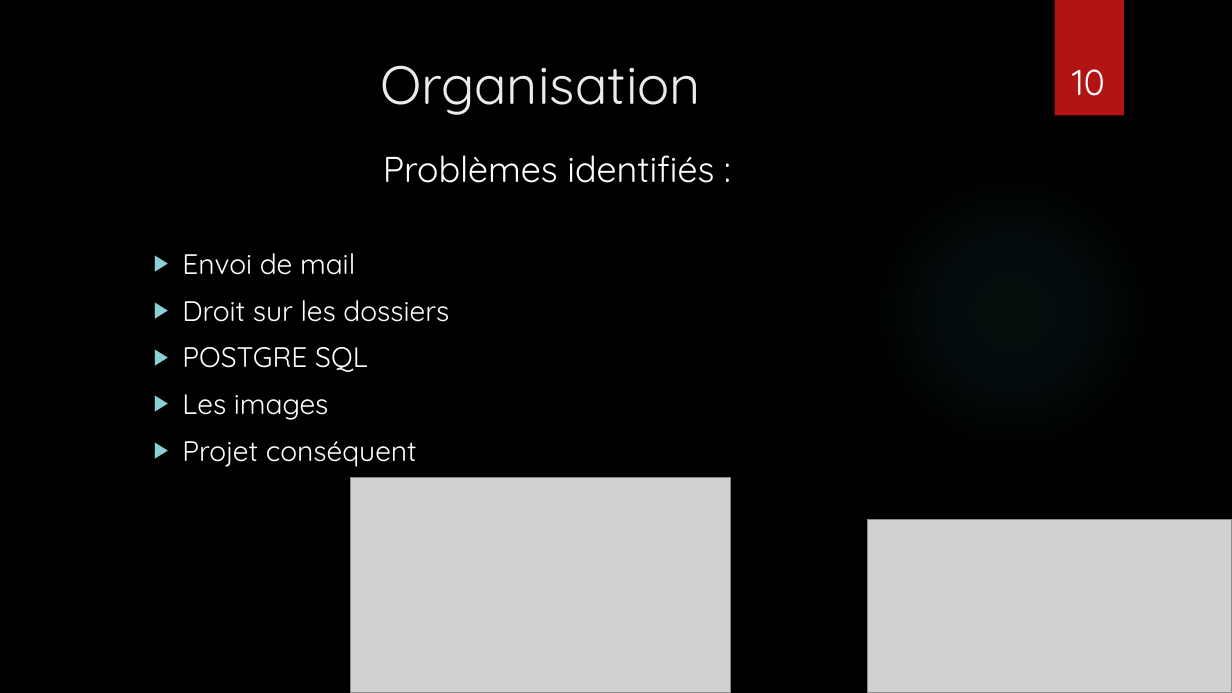
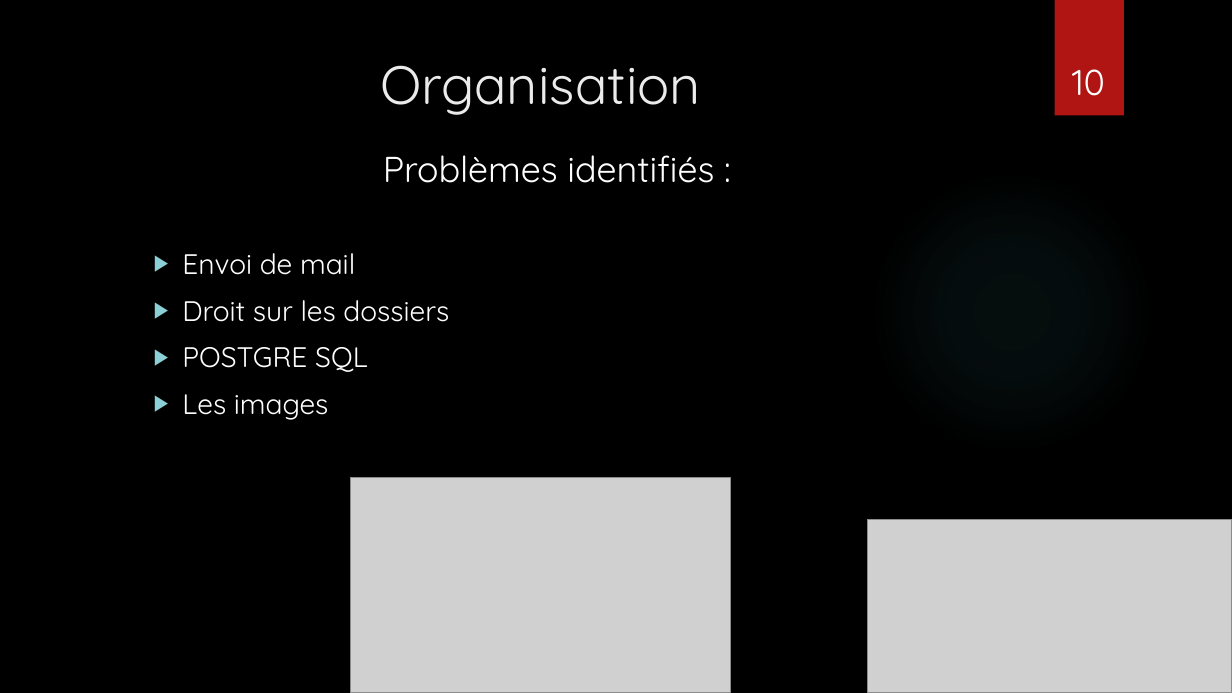
Before and after one commit to mistermania/leasen, a slide deck: slide 10 of Documents/Soutenance de projet.pptx. Drawn at 1232x693 pixels with LibreOffice and Linux fonts; fonts in the diff are those of the drawing; grey boxes stand for pictures; background and template pictures are left out. Boxes give left, top, right and bottom in pixels: in the first picture for what was removed or moved away, otherwise in the second. Text is boxed around its words. In the diff, an @@ line names an element or a change of style, - is before the commit and + after.

```diff
--- a/Documents/Soutenance de projet.pptx
+++ b/Documents/Soutenance de projet.pptx
@@ text at (182, 441, 417, 467): paragraph removed @@
-  ▶ Projet conséquent
```
Also in this commit, not shown: 2 other slides changed, 2 other files.
